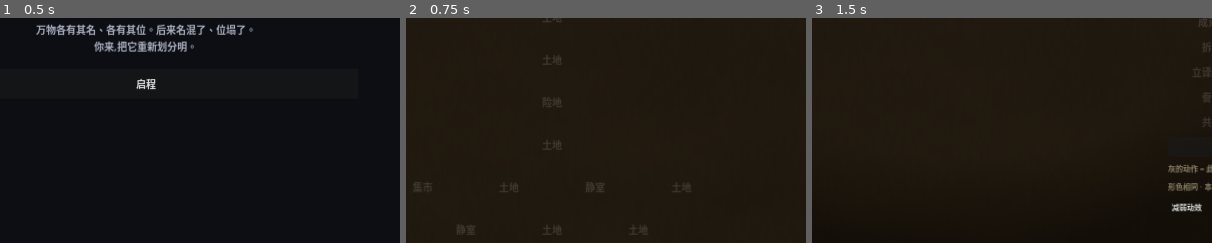
Above: before the commit, frames 1-3 (left to right).
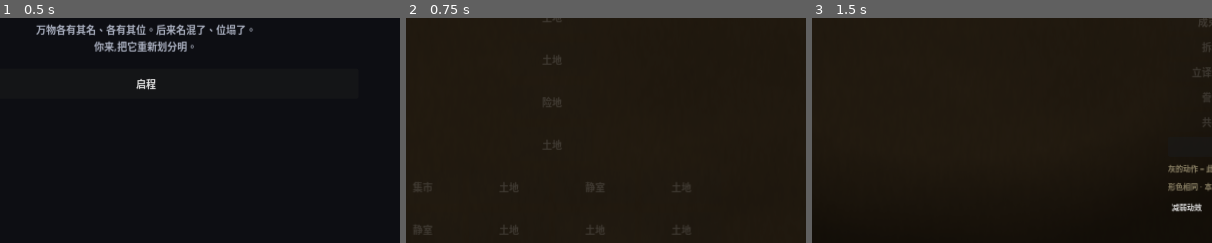
Above: after the commit, the same moments.

Repository: HelloKuoty/bounds
Game: Godot game, scene res://scenes/main/Main.tscn
Same seed, same stepped clock (60 frames per second), same inputs: the game is played once before the commit and once after it.
Inputs:
- Up to frame 1 (0.5 s): no input
- Up to frame 2 (0.75 s): click "启程" at 0.5 s
- Up to frame 3 (1.5 s): click "土地" at 1.25 s
The pictures show only the part of the screen within x 32-82%, y 49-99%; the shares and areas given below are measured in that part.

Frame 1 is identical in both runs. In frame 2, 0.3% of the frame differs, in the area x 2-71%, y 92-97%; in frame 3, nothing differs.

Commit message:
iter-28: seeded trial territory + solvability guarantee (Roguelike-lite step 4)
承接转向(重玩核心: 随机布局):
- TerritoryGen.make(seed): 1-2名冲突 + 时而"异名同心"簇, 表面(名/真意/徽记)从在世词池随机; 构造即可解(每冲突画界/簇成束, 心力=麻烦+1)
- GameState.run_seed(每run不同, retry/reload稳定, 存档持久); main._open_territory 非DB id→生成器; RunManager.PLAN 加"试炼之地"分叉节点(seed=hash(node)^run_seed)
- +test_territory_gen: 60种子全部可解(通用贪心复跑保证)/同种子复现/生成文本逐串扫禁词. 新class_name先--import.
- 108绿, smoke通关, LOAD 0. 重导出网页.
试炼视觉=同UI换数据(低风险); 趣味/难度手感需真人. 全关种子化是更大扩展, 先落一个试炼节点证明引擎+加重玩.

Co-Authored-By: Claude Opus 4.8 (1M context) <noreply@anthropic.com>

Diff:
--- a/scripts/autoload/game_state.gd
+++ b/scripts/autoload/game_state.gd
@@ -10,12 +10,14 @@
 var province_blight: int = 0
 var taught: Dictionary = {}  # verb -> true; drives the fading in-game guidance
 var best_stars: Dictionary = {}  # territory_id -> best stars (meta; persists across runs)
+var run_seed: int = 0  # mixes into seeded territories so each run's trial differs
 
 
 func start_new_run() -> void:
 	province_id = "province_1"
 	current_node_id = ""
 	province_blight = 0
+	run_seed = randi()
 	taught.clear()
 	RunManager.generate_map(province_id)
 	EventBus.run_started.emit()
@@ -56,6 +58,7 @@
 		"visited": RunManager.visited.keys(),
 		"taught": taught.keys(),
 		"best_stars": best_stars,
+		"run_seed": run_seed,
 	}
 	var f := FileAccess.open(SAVE_PATH, FileAccess.WRITE)
 	if f == null:
@@ -78,6 +81,7 @@
 	province_id = parsed.get("province_id", "province_1")
 	current_node_id = parsed.get("current_node_id", "")
 	province_blight = int(parsed.get("province_blight", 0))
+	run_seed = int(parsed.get("run_seed", 0))
 	RunManager.generate_map(province_id)
 	for vid in parsed.get("visited", []):
 		RunManager.visited[str(vid)] = true
--- a/scripts/autoload/run_manager.gd
+++ b/scripts/autoload/run_manager.gd
@@ -15,7 +15,7 @@
 	[{"type": "territory", "terr": "the_seep"}],            # 学:用界遏制蔓延
 	# 教学全过后才放开分叉(有选择,但不会撞上没学过的招)
 	[{"type": "bazaar", "terr": ""}, {"type": "territory", "terr": "two_faced"}, {"type": "sanctum", "terr": ""}, {"type": "territory", "terr": "knot_ford"}],  # 分叉:连环渡(交错连环)
-	[{"type": "sanctum", "terr": ""}, {"type": "territory", "terr": "scroll_bond"}, {"type": "territory", "terr": "two_names"}],  # 分叉:名障镇(异名同心)
+	[{"type": "sanctum", "terr": ""}, {"type": "territory", "terr": "scroll_bond"}, {"type": "territory", "terr": "two_names"}, {"type": "territory", "terr": "trial"}],  # 分叉:名障镇 + 试炼之地(种子化随机)
 	[{"type": "heartland", "terr": "the_sprawl"}],          # Boss:蔓沼
 ]
 
--- /dev/null
+++ b/scripts/data/territory_gen.gd
@@ -0,0 +1,74 @@
+class_name TerritoryGen
+## Procedurally builds a SOLVABLE territory from a seed: a few name-clashes (same
+## glyph, two meanings) and sometimes a scattered kin-cluster (one shared essence,
+## different names) — surface (glyph / label / essence) drawn from in-world pools.
+##
+## Solvable BY CONSTRUCTION: every clash is fixed by one 画界, the cluster by one
+## 成束; care budget = troubles + 1. A test re-solves many seeds with the generic
+## greedy solver as a guarantee, and scans them for jargon. (iter-28)
+##
+## Same seed → same board (so a retry is fair); a run mixes in its own seed so each
+## run's trial differs. No Date/random at module load — randomness is seed-driven.
+
+const GLYPHS := [
+	"账", "钱", "契", "印", "钟", "灯", "火", "册", "页", "银",
+	"市", "井", "邻", "簿", "笔", "卷", "档", "谷", "布", "器",
+]
+const DIRS := ["东", "西", "南", "北", "左", "右", "前", "后"]
+
+
+static func make(seed: int) -> TerritoryData:
+	return TerritoryData.from_dict(make_dict(seed))
+
+
+## A territories.json-shaped dict. Glyphs are drawn distinct across the board, so
+## the ONLY same-glyph repeats are the intended clash pairs — no stray instability.
+static func make_dict(seed: int) -> Dictionary:
+	var rng := RandomNumberGenerator.new()
+	rng.seed = seed
+	var glyphs := GLYPHS.duplicate()
+	_shuffle(glyphs, rng)
+	var gi := 0
+	var pieces: Array = []
+	var clusters: Array = []
+
+	var pairs := 1 + (rng.randi() % 2)  # 1–2 name-clashes
+	for p in range(pairs):
+		var gl: String = glyphs[gi]
+		gi += 1
+		var dirs := DIRS.duplicate()
+		_shuffle(dirs, rng)
+		pieces.append({"id": "p%d_a" % p, "label": "%s边的%s" % [dirs[0], gl], "glyph": gl, "meaning": "clash%d_a" % p, "kind": "living"})
+		pieces.append({"id": "p%d_b" % p, "label": "%s边的%s" % [dirs[1], gl], "glyph": gl, "meaning": "clash%d_b" % p, "kind": "living"})
+
+	var troubles := pairs
+	if rng.randi() % 2 == 0:  # sometimes a scattered kin-cluster
+		var k := 2 + (rng.randi() % 2)  # 2–3 kin
+		var members: Array = []
+		for m in range(k):
+			var gl2: String = glyphs[gi]
+			gi += 1
+			members.append("c%d" % m)
+			# one shared essence (same badge), different names → "异名同心", must bundle
+			pieces.append({"id": "c%d" % m, "label": "%s边的%s" % [DIRS[rng.randi() % DIRS.size()], gl2], "glyph": gl2, "meaning": "one_kin", "kind": "living"})
+		clusters.append({"id": "kin", "label": "本是一体", "members": members})
+		troubles += 1
+
+	return {
+		"id": "trial",
+		"name": "试炼之地",
+		"intro": "此地由命数布成,名实交错。看清形色,各归其位。",
+		"concord_target": troubles,
+		"blight_max": 30,
+		"insight": troubles + 1,
+		"pieces": pieces,
+		"clusters": clusters,
+	}
+
+
+static func _shuffle(arr: Array, rng: RandomNumberGenerator) -> void:
+	for i in range(arr.size() - 1, 0, -1):
+		var j := rng.randi() % (i + 1)
+		var tmp = arr[i]
+		arr[i] = arr[j]
+		arr[j] = tmp
--- a/scripts/main/main.gd
+++ b/scripts/main/main.gd
@@ -48,7 +48,13 @@
 
 func _open_territory(node_id: String) -> void:
 	_clear_screens()
-	var t := TerritoryDatabase.get_territory(RunManager.node(node_id)["territory_id"])
+	var tid: String = RunManager.node(node_id)["territory_id"]
+	var t: TerritoryData
+	if TerritoryDatabase.has_territory(tid):
+		t = TerritoryDatabase.get_territory(tid)
+	else:
+		# a seeded trial — a fresh, solvable board each run (stable on retry within a run)
+		t = TerritoryGen.make(hash(node_id) ^ GameState.run_seed)
 	var board := BoardState.new()
 	board.load_territory(t)
 	_view = preload("res://scenes/territory/TerritoryView.tscn").instantiate()
--- /dev/null
+++ b/tests/test_territory_gen.gd
@@ -0,0 +1,71 @@
+extends TestHelpers
+## The seeded-territory generator (iter-28): every seed must build a SOLVABLE board,
+## and the same seed must reproduce the same board (fair retries). This is the
+## "保证有解" guarantee that lets random layouts ship safely.
+
+const FORBIDDEN := ["实体", "聚合", "限界上下文", "防腐层", "领域事件", "技术债", "重构", "entity", "aggregate", "refactor", "repository", "database"]
+
+
+func test_every_seed_builds_a_solvable_board() -> void:
+	for seed in range(60):
+		var t := TerritoryGen.make(seed)
+		var board := BoardState.new()
+		board.load_territory(t)
+		assert_true(board.instabilities().size() >= 1, "seed %d has something to solve" % seed)
+		assert_true(_greedy_solve(board), "seed %d is solvable within its care budget" % seed)
+
+
+func test_same_seed_reproduces_the_same_board() -> void:
+	var a := TerritoryGen.make_dict(12345)
+	var b := TerritoryGen.make_dict(12345)
+	assert_eq(JSON.stringify(a), JSON.stringify(b), "same seed → identical board (retry is fair)")
+	var c := TerritoryGen.make_dict(54321)
+	assert_true(JSON.stringify(a) != JSON.stringify(c), "different seeds differ")
+
+
+func test_generated_text_is_jargon_free() -> void:
+	# The iron rule holds for generated content too (its strings aren't in the JSON
+	# database, so scan samples directly here).
+	for seed in range(40):
+		var t := TerritoryGen.make(seed)
+		var strings: Array = [t.name, t.intro]
+		for p in t.pieces:
+			strings.append(p.label)
+			strings.append(p.glyph)
+		for s in strings:
+			var low: String = str(s).to_lower()
+			for term in FORBIDDEN:
+				assert_false(term in low, "generated string '%s' (seed %d) leaks jargon '%s'" % [s, seed, term])
+
+
+# Generic greedy solver (mirrors smoke_full_run's): proves the board is winnable.
+func _greedy_solve(board: BoardState) -> bool:
+	for _i in range(40):
+		if board.cleared:
+			return true
+		var insts: Array = board.instabilities()
+		if insts.is_empty():
+			return board.cleared
+		var inst: Dictionary = insts[0]
+		match inst["type"]:
+			"name_overload":
+				var keep = inst["meanings"][0]
+				var move: Array = []
+				for pid in board.pieces:
+					var p: Dictionary = board.pieces[pid]
+					if p["region"] == inst["region"] and p["glyph"] == inst["glyph"] and p["meaning"] != keep:
+						move.append(pid)
+				if move.is_empty():
+					return false
+				board.draw_wall(move)
+			"unguarded_cluster":
+				var members: Array = []
+				for c in board.clusters:
+					if c["id"] == inst["cluster"]:
+						members = c["members"]
+				if members.is_empty():
+					return false
+				board.bundle(members, members[0])
+			_:
+				return false
+	return board.cleared
Not shown, added: scripts/data/territory_gen.gd.uid
Not shown, added: tests/test_territory_gen.gd.uid
Not shown, changed: docs/index.html
Not shown, changed: docs/index.pck
Not shown, added: team/iterations/iter-28.md
